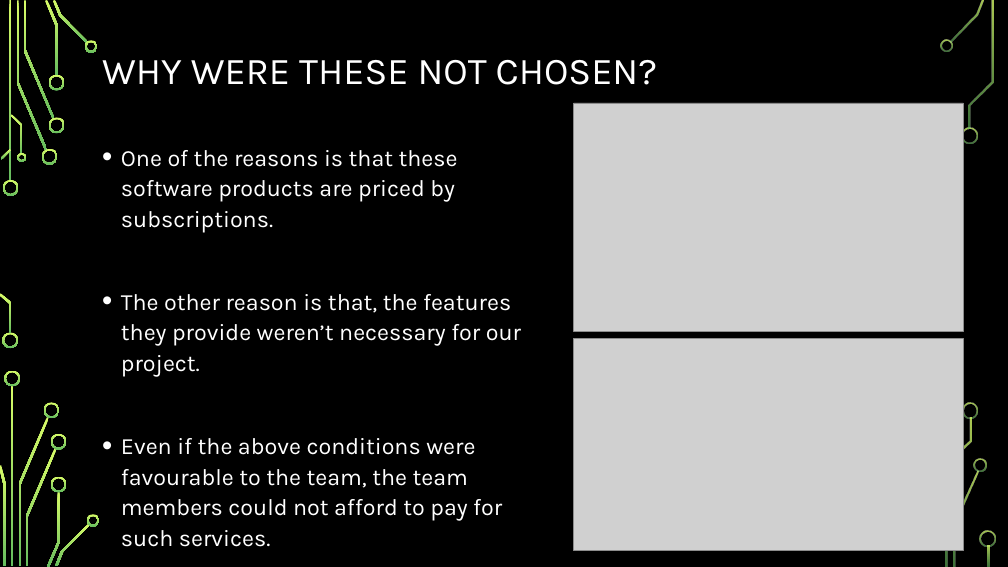
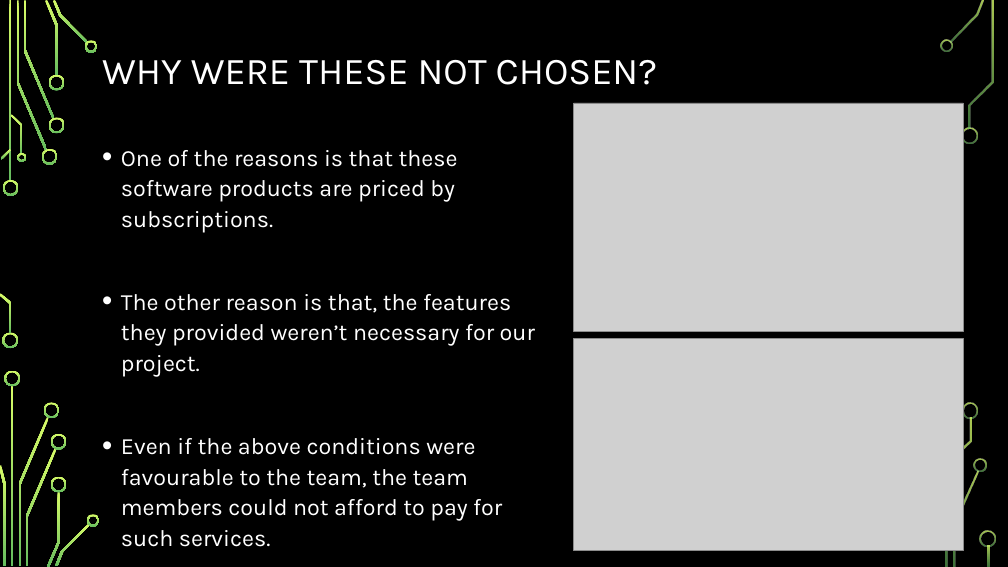
Before and after one commit to CodeBreaker707/Software-Systems-Development, a slide deck: slide 7 of Topic 9 - AE1.pptx. Drawn at 1008x567 pixels with LibreOffice and Linux fonts; fonts in the diff are those of the drawing; grey boxes stand for pictures; background and template pictures are left out. Boxes give left, top, right and bottom in pixels: in the first picture for what was removed or moved away, otherwise in the second. Text is boxed around its words. In the diff, an @@ line names an element or a change of style, - is before the commit and + after.

```diff
--- a/Topic 9 - AE1.pptx
+++ b/Topic 9 - AE1.pptx
@@ text at <box>121,294,535,377</box>: text changed @@
-• The other reason is that, the features they provide weren’t necessary for our project.
+• The other reason is that, the features they provided weren’t necessary for our project.
```
Also in this commit, not shown: 1 other slide changed, 2 other files.
